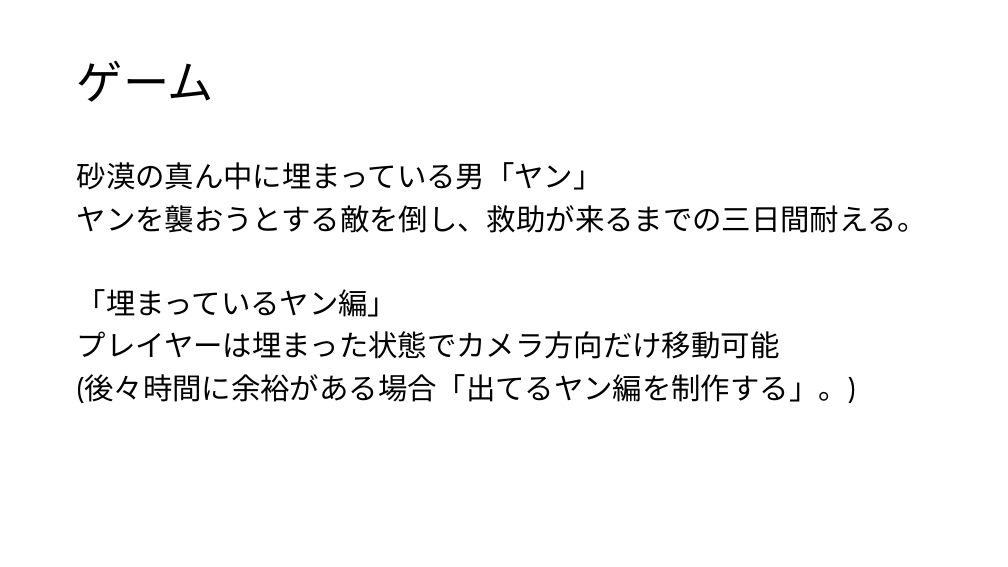
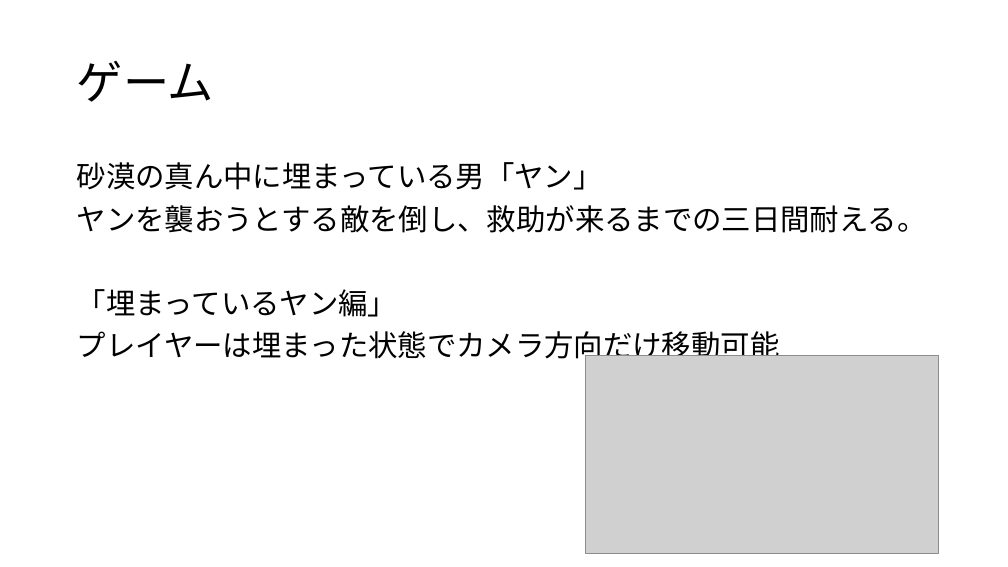
Before and after one commit to kawasaki0314/YanRepository, a slide deck: slide 4 of ヤンの三日間企画書.pptx. Drawn at 1008x567 pixels with LibreOffice and Linux fonts; fonts in the diff are those of the drawing; grey boxes stand for pictures. Boxes give left, top, right and bottom in pixels: in the first picture for what was removed or moved away, otherwise in the second. Text is boxed around its words. In the diff, an @@ line names an element or a change of style, - is before the commit and + after.

```diff
--- a/ヤンの三日間企画書.pptx
+++ b/ヤンの三日間企画書.pptx
@@ picture added at (586,355,939,554) @@
@@ text at (77,374,856,403): paragraph removed @@
-(後々時間に余裕がある場合「出てるヤン編を制作する」。)
```
Also in this commit, not shown: 1 other slide changed.
